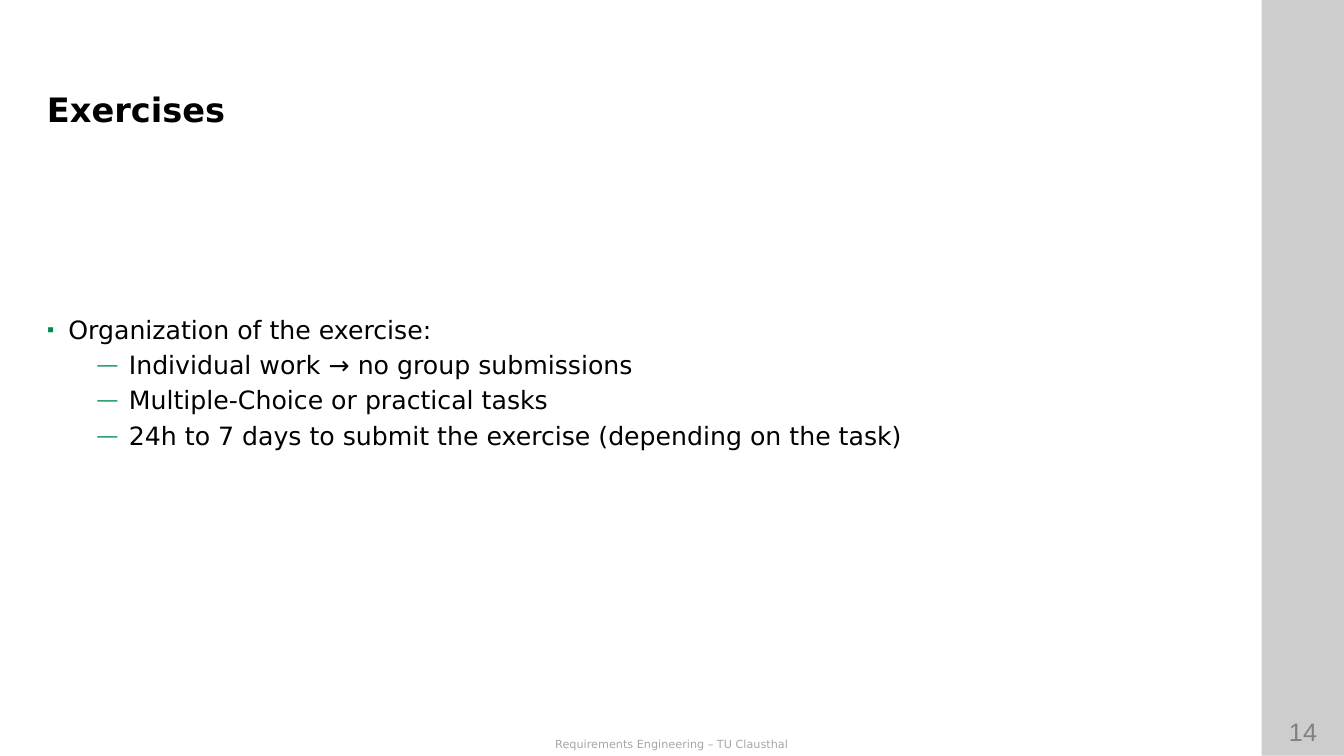
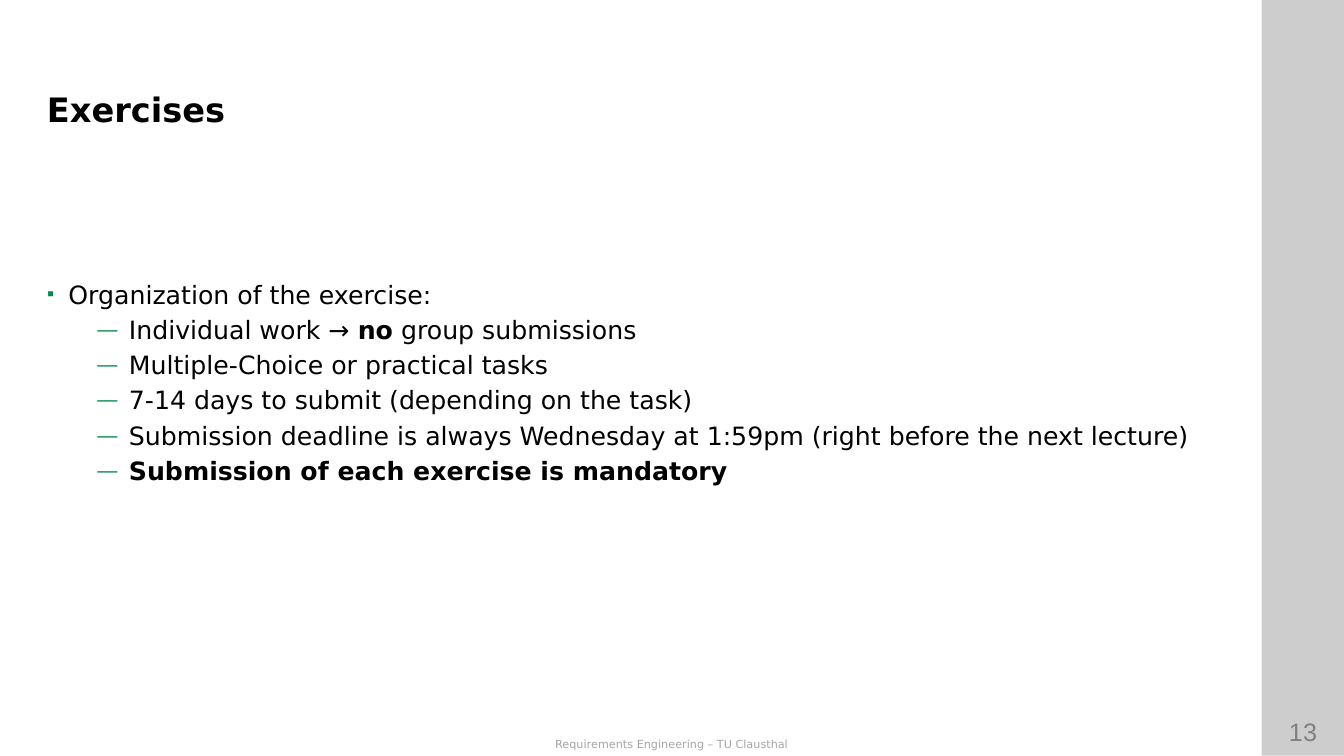
Before and after one commit to ETCE-LAB/teaching-material, a slide deck: slide 13 of Requirements-Engineering/RE-L00-Organization.pptx (slide 14 before the commit). Drawn at 1344x756 pixels with LibreOffice and Linux fonts; fonts in the diff are those of the drawing; background and template pictures are left out. Boxes give left, top, right and bottom in pixels: in the first picture for what was removed or moved away, otherwise in the second. Text is boxed around its words. In the diff, an @@ line names an element or a change of style, - is before the commit and + after.

```diff
--- a/Requirements-Engineering/RE-L00-Organization.pptx
+++ b/Requirements-Engineering/RE-L00-Organization.pptx
@@ text at [129, 320, 636, 345]: bold on in "no" @@
@@ text at [129, 390, 1188, 486]: text changed @@
-  — 24h to 7 days to submit the exercise (depending on the task)
+  — 7-14 days to submit (depending on the task)
+  — Submission deadline is always Wednesday at 1:59pm (right before the next lecture)
+  — Submission of each exercise is mandatory
@@ page number at [1289, 723, 1317, 741]: text changed @@
-14
+13
```
Also in this commit, not shown: 10 other slides changed, 5 slides added, 3 slides removed, 46 other files.
